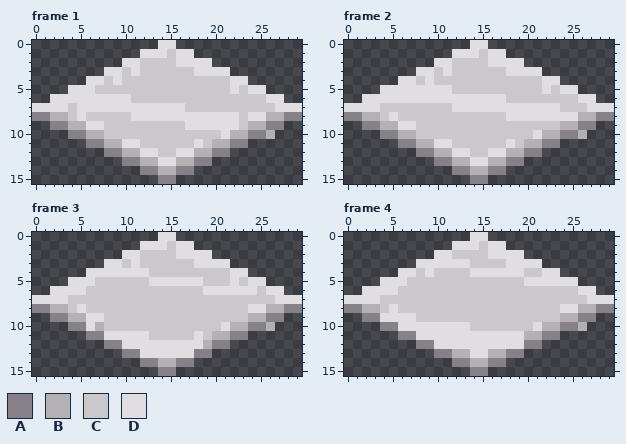
Two states of a pixel-art file, assets/map/iron-land-0.ase. The picture above is the old version.
30x16 pixels, 6 frames. Colours within 5 levels of each other are drawn and written as one. Shown: frame 1, frame 2, frame 3, frame 4. The commit also changed other frames, which this record leaves out.
Visible layers, top first: "flash", "bg".
Palette (. is transparent): A #868188  B #b3b1b4  C #cbc8cc  D #e0dee1
Pixels before, frame 1, first column x 0:
 0 ..............DD..............
 1 ............DDDCDD............
 2 ..........DDCCCCDDDD..........
 3 ........DDCDCCCCCCDDDD........
 4 ......DDCDCCCCCCCCCCCCDD......
 5 ....DDDCCCCCCCCCCCCCCCDCDD....
 6 ..DDDDDDDDDCCCCCCCCCCCCCCCDD..
 7 DDDDCDDDDDDDDDDDDCCCCCCCCCCDDD
 8 AABBCDCCCCCDDDDDDDDDDDDCDDBBAA
 9 ..AABBDDCCCCCCCCCDDDDDDCBBAA..
10 ....AABBCCCCCCCCCCCCCDBBAAB...
11 ......AABBDDCCCCCCDCBBAA......
12 ........AABBDDCCDDBBAA........
13 ..........AABBDDBBAA..........
14 ............AABBAA............
15 ..............AA..............
Pixels before, frame 2, first column x 0:
 0 ..............DD..............
 1 ............DDDCDD............
 2 ..........DDCCCCDDDD..........
 3 ........DDCDCCCCCCDDDD........
 4 ......DDCDCCCCCCCCCCCCDD......
 5 ....DDDDDDDDCCCCCCCCCCDCDD....
 6 ..DDDDDDDDDDDDDDDDCCCCCCCCDD..
 7 DDDDCCCCCCCCDDDDDDDDDDDDCCCDDD
 8 AABBCDCCCCCCCCCCCCDDDDDDDDBBAA
 9 ..AABBDDCCCCCCCCCCCCCCCCBBAA..
10 ....AABBCCCCCCCCCCCCCDBBAAB...
11 ......AABBDDCCCCCCDCBBAA......
12 ........AABBDDCCDDBBAA........
13 ..........AABBDDBBAA..........
14 ............AABBAA............
15 ..............AA..............
Pixels before, frame 3, first column x 0:
 0 ..............DD..............
 1 ............DDDCDD............
 2 ..........DDCCCCDDDD..........
 3 ........DDCDCCCCCCDDDD........
 4 ......DDDDDDDCCCCCCCCCDD......
 5 ....DDDCCCCCCDDDDDDCCCDCDD....
 6 ..DDDDCCCCCCCCCCCCCDDDDDDCDD..
 7 DDDDCCCCCCCCCCCCCCCCCCCCCCCDDD
 8 AABBCDCCCCCCCCCCCCCCCCCCDDBBAA
 9 ..AABBDDCCCCCCCCCCCCCCCCBBAA..
10 ....AADBCCCCCCCCCCCCCDBBAAB...
11 ......AADDDDDCCCCCDCBBAA......
12 ........AADDDDDDDDDBAA........
13 ..........AADDDDDDAA..........
14 ............AABBAA............
15 ..............AA..............
Pixels before, frame 4, first column x 0:
 0 ..............DD..............
 1 ............DDDCDD............
 2 ..........DDCCCCDDDD..........
 3 ........DDDDDDCCCCDDDD........
 4 ......DDCDCCCCDDDDDDCCDD......
 5 ....DDDCCCCCCCCCCCCCDDDDDD....
 6 ..DDDDCCCCCCCCCCCCCCCCCCCCDD..
 7 DDDDCCCCCCCCCCCCCCCCCCCCCCCDDD
 8 AABBCDCCCCCCCCCCCCCCCCCCDDBBAA
 9 ..AADDDDCCCCCCCCCCCCCCCCBBAA..
10 ....AADDDDDDDDCCCCCCCDBBAAB...
11 ......AADDDDDDDDDDDDBBAA......
12 ........AADDDDDDDDDDAA........
13 ..........AABBDDBBAA..........
14 ............AABBAA............
15 ..............AA..............
Once edited:
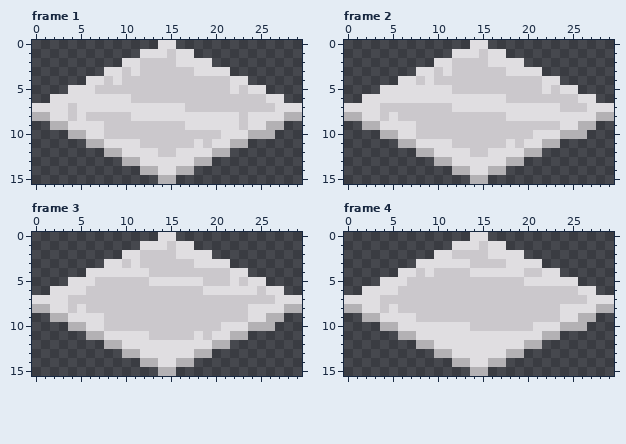
The commit says: feat: edit iron-land, enable optimization for dependency
The edit:
Frame 1, layers "flash", "bg":
The edit turns colour A into colour B in row 8 at x 0 to 1 and 28 to 29; in row 9 at x 2 to 3 and 26 to 27; in row 10 at x 4 to 5 and 24 to 25; in row 11 at x 6 to 7 and 22 to 23; in row 12 at x 8 to 9 and 20 to 21; in row 13 at x 10 to 11 and 18 to 19.
The edit turns colour A into colour B in row 14 at x 12 to 13 and 16 to 17; in row 15 at x 14 to 15.
The edit turns colour B into colour D in row 8 at x 2 to 3 and 26 to 27; in row 9 at x 4 to 5 and 24 to 25; in row 10 at x 6 to 7 and 22 to 23; in row 11 at x 8 to 9 and 20 to 21; in row 12 at x 10 to 11 and 18 to 19; in row 13 at x 12 to 13 and 16 to 17.
The edit turns colour B into colour D in row 14 at x 14 to 15.
Frame 2, layers "flash", "bg": the same change as frame 1
Frame 3, layers "flash", "bg":
The edit turns colour A into colour B in row 8 at x 0 to 1 and 28 to 29; in row 9 at x 2 to 3 and 26 to 27; in row 10 at x 4 to 5 and 24 to 25; in row 11 at x 6 to 7 and 22 to 23; in row 12 at x 8 to 9 and 20 to 21; in row 13 at x 10 to 11 and 18 to 19.
The edit turns colour A into colour B in row 14 at x 12 to 13 and 16 to 17; in row 15 at x 14 to 15.
The edit turns colour B into colour D in row 8 at x 2 to 3 and 26 to 27; in row 9 at x 4 to 5 and 24 to 25; in row 10 at x 7 and 22 to 23; in row 11 at x 20 to 21; in row 12 at x 19; in row 14 at x 14 to 15.
Frame 4, layers "flash", "bg":
The edit turns colour A into colour B in row 8 at x 0 to 1 and 28 to 29; in row 9 at x 2 to 3 and 26 to 27; in row 10 at x 4 to 5 and 24 to 25; in row 11 at x 6 to 7 and 22 to 23; in row 12 at x 8 to 9 and 20 to 21; in row 13 at x 10 to 11 and 18 to 19.
The edit turns colour A into colour B in row 14 at x 12 to 13 and 16 to 17; in row 15 at x 14 to 15.
The edit turns colour B into colour D in row 8 at x 2 to 3 and 26 to 27; in row 9 at x 24 to 25; in row 10 at x 22 to 23; in row 11 at x 20 to 21; in row 13 at x 12 to 13 and 16 to 17; in row 14 at x 14 to 15.
